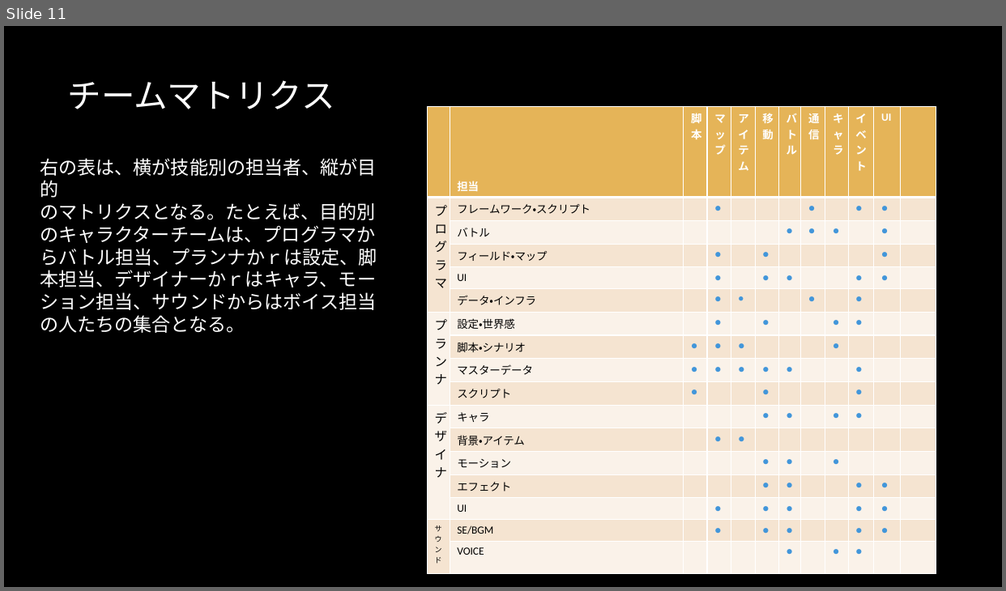
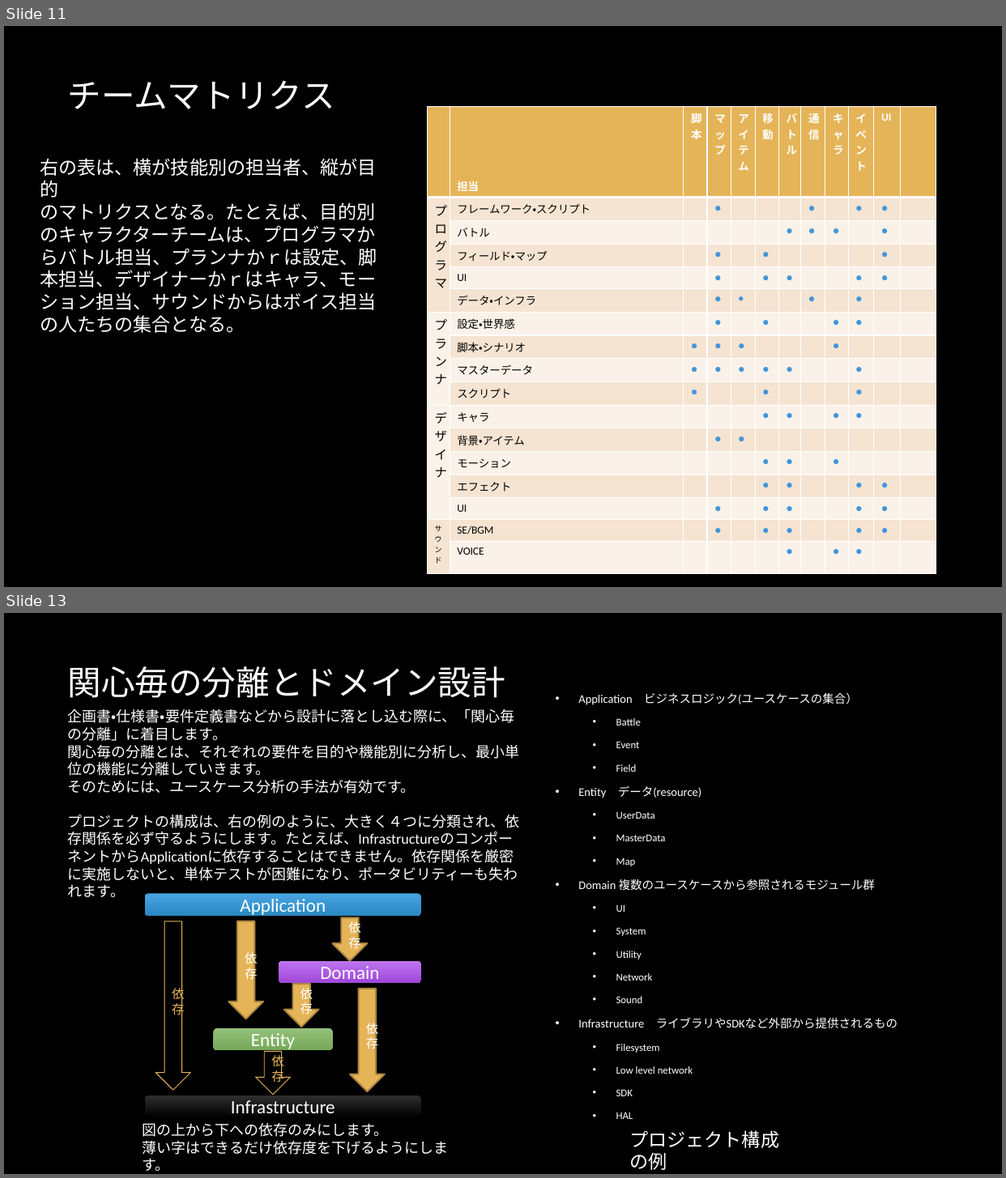
Before and after one commit to ssa-study/documents, a slide deck: ゲーム開発基本設計.pptx. Shown one above the other, each under a label of ours: slide 11 before the commit, slides 11 and 13 after it; the slides between them are not shown. The pictures are 1006x591 and 1006x1178 pixels, drawn with LibreOffice and Linux fonts; fonts in the diff are those of the drawing; background and template pictures are left out. Boxes give left, top, right and bottom in pixels: in the first picture for what was removed or moved away, otherwise in the second. Text is boxed around its words. In the diff, an @@ line names an element or a change of style, - is before the commit and + after.

```diff
--- a/ゲーム開発基本設計.pptx
+++ b/ゲーム開発基本設計.pptx
@@ slide 13 added at box(4, 613, 1002, 1174), background picture (left out) @@
@@ title added at box(68, 666, 506, 698), 32.4 pt, text #FFFFFF @@
+関心毎の分離とドメイン設計
@@ text added at box(68, 709, 520, 897), 14 pt, text #FFFFFF @@
+企画書・仕様書・要件定義書などから設計に落とし込む際に、「関心毎の分離」に着目します。
+関心毎の分離とは、それぞれの要件を目的や機能別に分析し、最小単位の機能に分離していきます。
+そのためには、ユースケース分析の手法が有効です。
+プロジェクトの構成は、右の例のように、大きく４つに分類され、依存関係を必ず守るようにします。たとえば、InfrastructureのコンポーネントからApplicationに依存することはできません。依存関係を厳密に実施しないと、単体テストが困難になり、ポータビリティーも失われます。
@@ text added at box(578, 692, 897, 1119), 11.2 pt, text #FFFFFF @@
+• Application ビジネスロジック(ユースケースの集合）
+  • Battle
+  • Event
+  • Field
+• Entity データ(resource)
+  • UserData
+  • MasterData
+  • Map
+• Domain 複数のユースケースから参照されるモジュール群
+  • UI
+  • System
+  • Utility
+  • Network
+  • Sound
+• Infrastructure ライブラリやSDKなど外部から提供されるもの
+  • Filesystem
+  • Low level network
+  • SDK
+  • HAL
@@ rounded rectangle added at box(145, 894, 422, 915), fill gradient #48A5E3 to #2989C5, 18 pt, text #FFFFFF @@
+Application
@@ down arrow added at box(156, 922, 190, 1090), outline #E5B458 0.75 pt, 12 pt, text #E5B458 @@
+依存
@@ down arrow added at box(228, 922, 263, 1020), fill #E5B458, outline #A98541 1.5 pt, 12 pt, text #FFFFFF @@
+依存
@@ down arrow added at box(333, 918, 367, 961), fill #E5B458, outline #A98541 1.5 pt, 12 pt, text #FFFFFF @@
+依存
@@ rounded rectangle added at box(279, 961, 422, 983), fill gradient #BE75EE to #A149DB, 18 pt, text #FFFFFF @@
+Domain
@@ down arrow added at box(284, 984, 318, 1028), fill #E5B458, outline #A98541 1.5 pt, 12 pt, text #FFFFFF @@
+依存
@@ down arrow added at box(350, 989, 385, 1093), fill #E5B458, outline #A98541 1.5 pt, 12 pt, text #FFFFFF @@
+依存
@@ rounded rectangle added at box(214, 1029, 333, 1050), fill gradient #94C17C to #76A959, 18 pt, text #FFFFFF @@
+Entity
@@ down arrow added at box(256, 1052, 290, 1095), outline #E5B458 0.75 pt, 12 pt, text #E5B458 @@
+依存
@@ rounded rectangle added at box(145, 1096, 422, 1118), fill gradient #2F2F2F to #000000, 18 pt, text #FFFFFF @@
+Infrastructure
@@ text added at box(143, 1123, 449, 1171), 14 pt, text #FFFFFF @@
+図の上から下への依存のみにします。
+薄い字はできるだけ依存度を下げるようにします。
@@ text added at box(629, 1131, 779, 1170), 18 pt, text #FFFFFF @@
+プロジェクト構成の例
```
Also in this commit, not shown: 4 slides changed, 2 other slides added.
